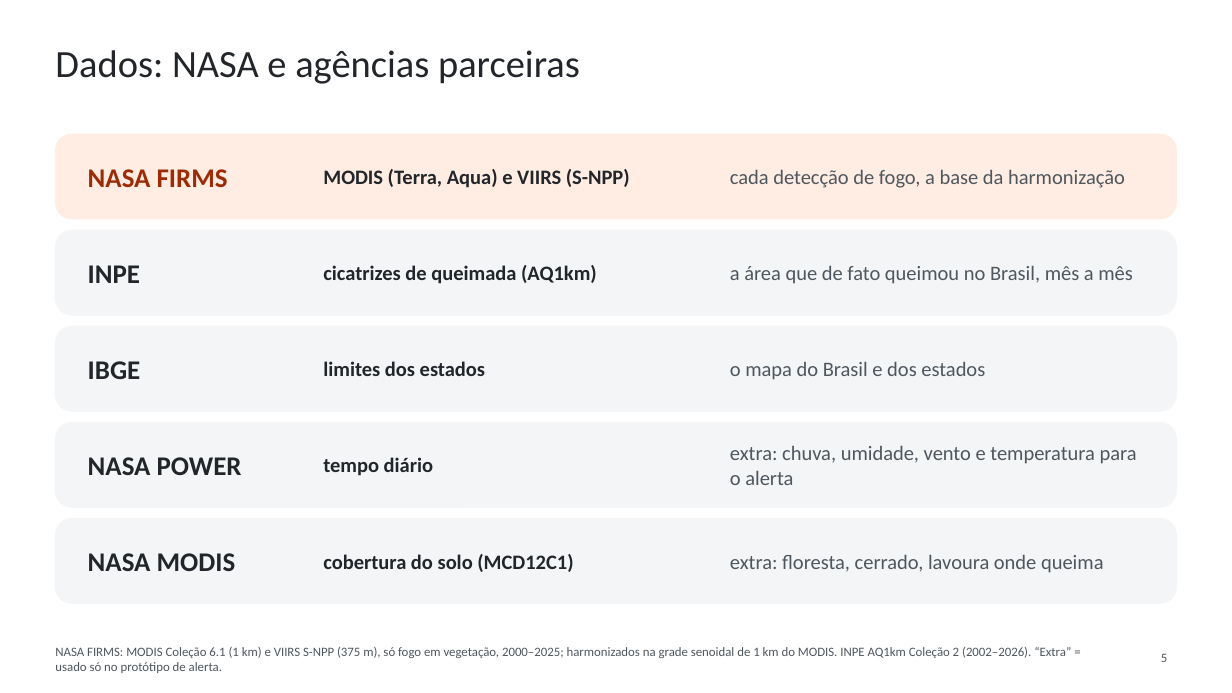
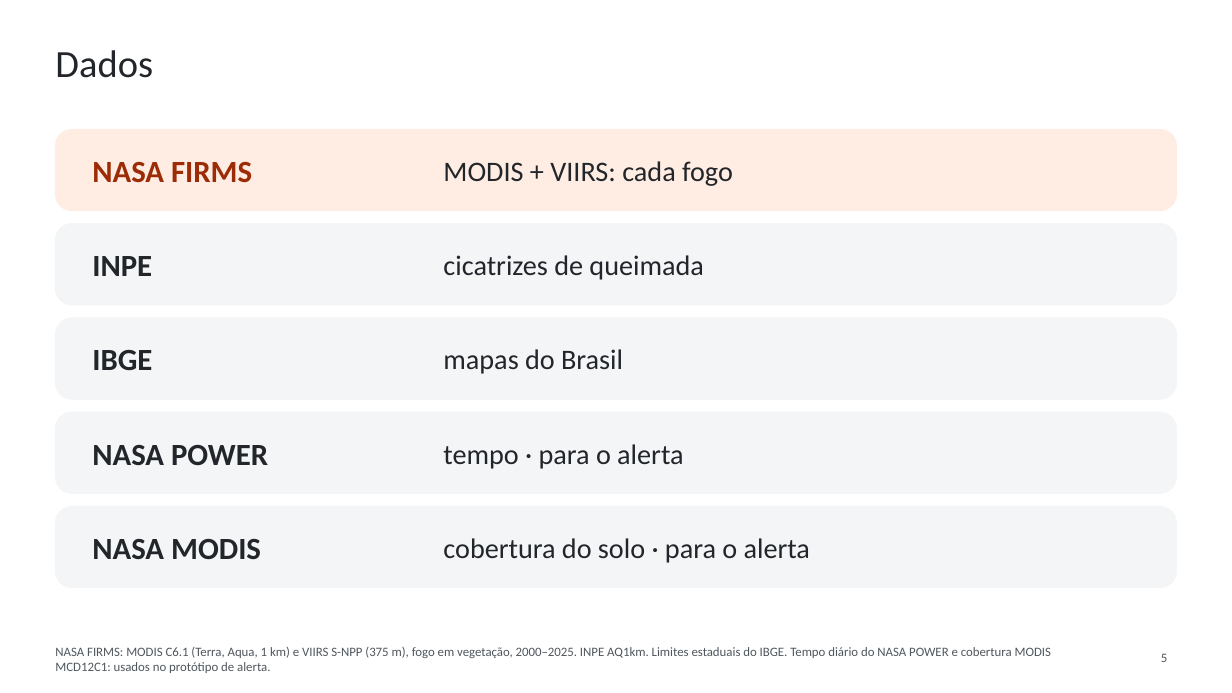
Before and after one commit to WednyFernandes/de-olho-no-fogo, a slide deck: slide 5 of public/apresentacao/de-olho-no-fogo-space-apps-2026-pt.pptx. Drawn at 1232x693 pixels with LibreOffice and Linux fonts; fonts in the diff are those of the drawing. Boxes give left, top, right and bottom in pixels: in the first picture for what was removed or moved away, otherwise in the second. Text is boxed around its words. In the diff, an @@ line names an element or a change of style, - is before the commit and + after.

```diff
--- a/public/apresentacao/de-olho-no-fogo-space-apps-2026-pt.pptx
+++ b/public/apresentacao/de-olho-no-fogo-space-apps-2026-pt.pptx
@@ title at box(55, 50, 153, 78): text changed @@
-Dados: NASA e agências parceiras
+Dados
@@ rounded rectangle: place and size @@
-rounded rectangle at box(55, 134, 1177, 219)
+rounded rectangle at box(55, 129, 1177, 211)
@@ text at box(443, 161, 733, 186): text changed; size 16 to 22 pt; bold off @@
-MODIS (Terra, Aqua) e VIIRS (S-NPP)
+MODIS + VIIRS: cada fogo
@@ text removed at box(730, 169, 1125, 188) @@
-cada detecção de fogo, a base da harmonização
@@ rounded rectangle: place and size @@
-rounded rectangle at box(55, 230, 1177, 315)
+rounded rectangle at box(55, 224, 1177, 305)
@@ text at box(443, 255, 703, 280): text changed; size 16 to 22 pt; bold off @@
-cicatrizes de queimada (AQ1km)
+cicatrizes de queimada
@@ text removed at box(730, 265, 1133, 284) @@
-a área que de fato queimou no Brasil, mês a mês
@@ rounded rectangle: place and size @@
-rounded rectangle at box(55, 326, 1177, 411)
+rounded rectangle at box(55, 318, 1177, 399)
@@ text "IBGE": place and size @@
-text "IBGE" at box(88, 361, 141, 379)
+text "IBGE" at box(92, 350, 152, 371)
@@ text added at box(443, 349, 623, 374), 22 pt, text #22262A @@
+mapas do Brasil
@@ text removed at box(323, 361, 485, 376) @@
-limites dos estados
@@ proportions changed in 5 elements at box(55, 129, 1177, 211), box(55, 506, 1177, 588), box(55, 224, 1177, 305), box(55, 318, 1177, 399), box(55, 412, 1177, 494) @@
@@ rounded rectangle: place and size @@
-rounded rectangle at box(55, 518, 1177, 604)
+rounded rectangle at box(55, 412, 1177, 494)
@@ text "NASA POWER": place and size @@
-text "NASA POWER" at box(88, 457, 242, 475)
+text "NASA POWER" at box(92, 445, 268, 466)
@@ text at box(443, 444, 683, 469): text changed; size 16 to 22 pt; text colour #4F575E to #22262A @@
-o mapa do Brasil e dos estados
+tempo · para o alerta
@@ text removed at box(730, 445, 1137, 485) @@
-extra: chuva, umidade, vento e temperatura para o alerta
@@ text removed at box(323, 457, 433, 476) @@
-tempo diário
@@ rounded rectangle: place and size @@
-rounded rectangle at box(55, 422, 1177, 507)
+rounded rectangle at box(55, 506, 1177, 588)
@@ size 21 to 24 pt in 5 elements at box(92, 162, 252, 183), box(92, 256, 152, 276), box(92, 350, 152, 371), box(92, 445, 268, 466), box(92, 539, 261, 560) @@
@@ text "NASA MODIS": place and size @@
-text "NASA MODIS" at box(88, 553, 236, 571)
+text "NASA MODIS" at box(92, 539, 261, 560)
@@ text at box(443, 538, 810, 563): text changed; size 16 to 22 pt; bold off @@
-cobertura do solo (MCD12C1)
+cobertura do solo · para o alerta
@@ text removed at box(730, 554, 1104, 573) @@
-extra: floresta, cerrado, lavoura onde queima
@@ text at box(55, 647, 1051, 673): text changed @@
-NASA FIRMS: MODIS Coleção 6.1 (1 km) e VIIRS S-NPP (375 m), só fogo em vegetação, 2000–2025; harmonizados na grade senoidal de 1 km do MODIS. INPE AQ1km Coleção 2 (2002–2026). “Extra” = usado só no protótipo de alerta.
+NASA FIRMS: MODIS C6.1 (Terra, Aqua, 1 km) e VIIRS S-NPP (375 m), fogo em vegetação, 2000–2025. INPE AQ1km. Limites estaduais do IBGE. Tempo diário do NASA POWER e cobertura MODIS MCD12C1: usados no protótipo de alerta.
```
Also in this commit, not shown: 5 other slides changed, 6 other files.
